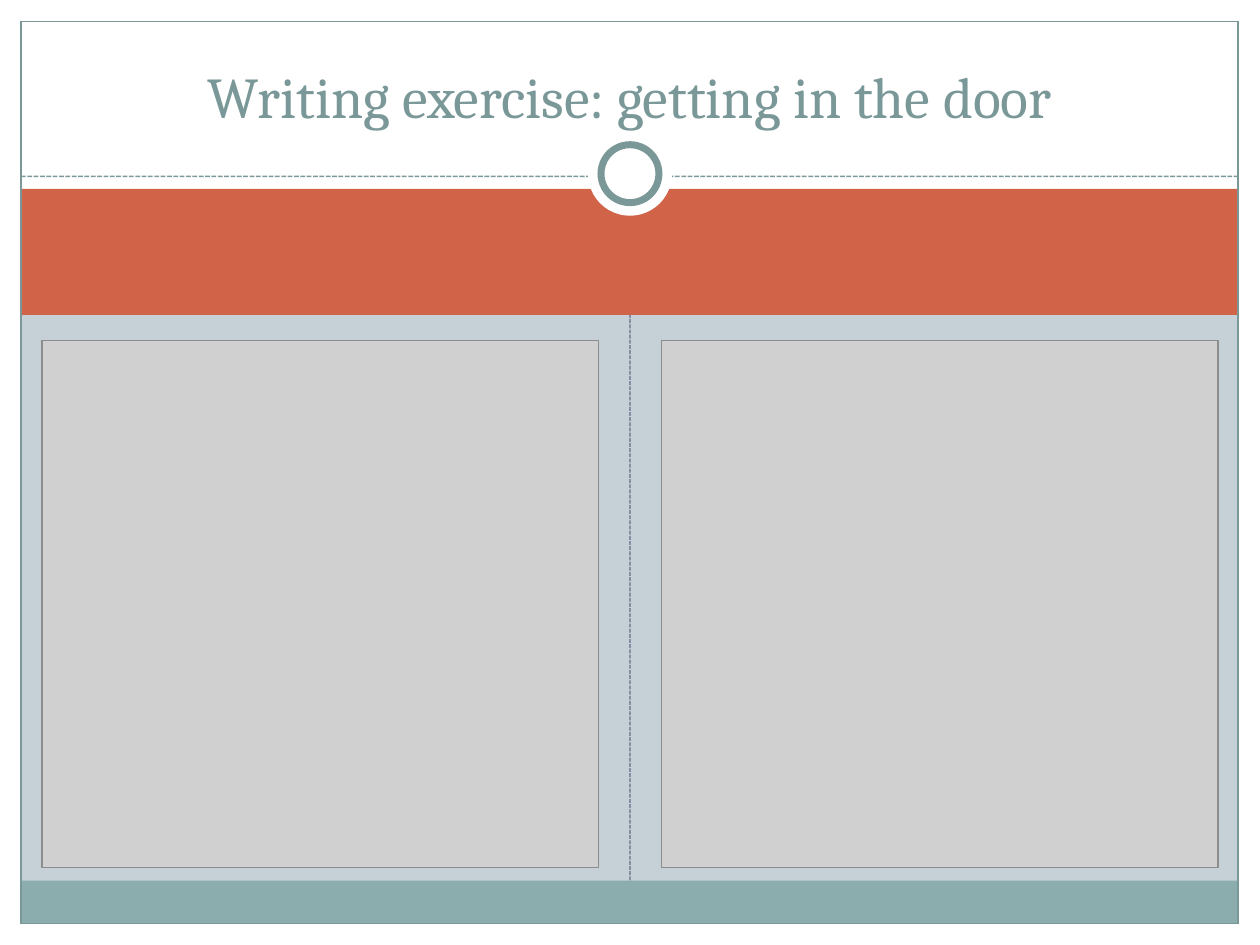
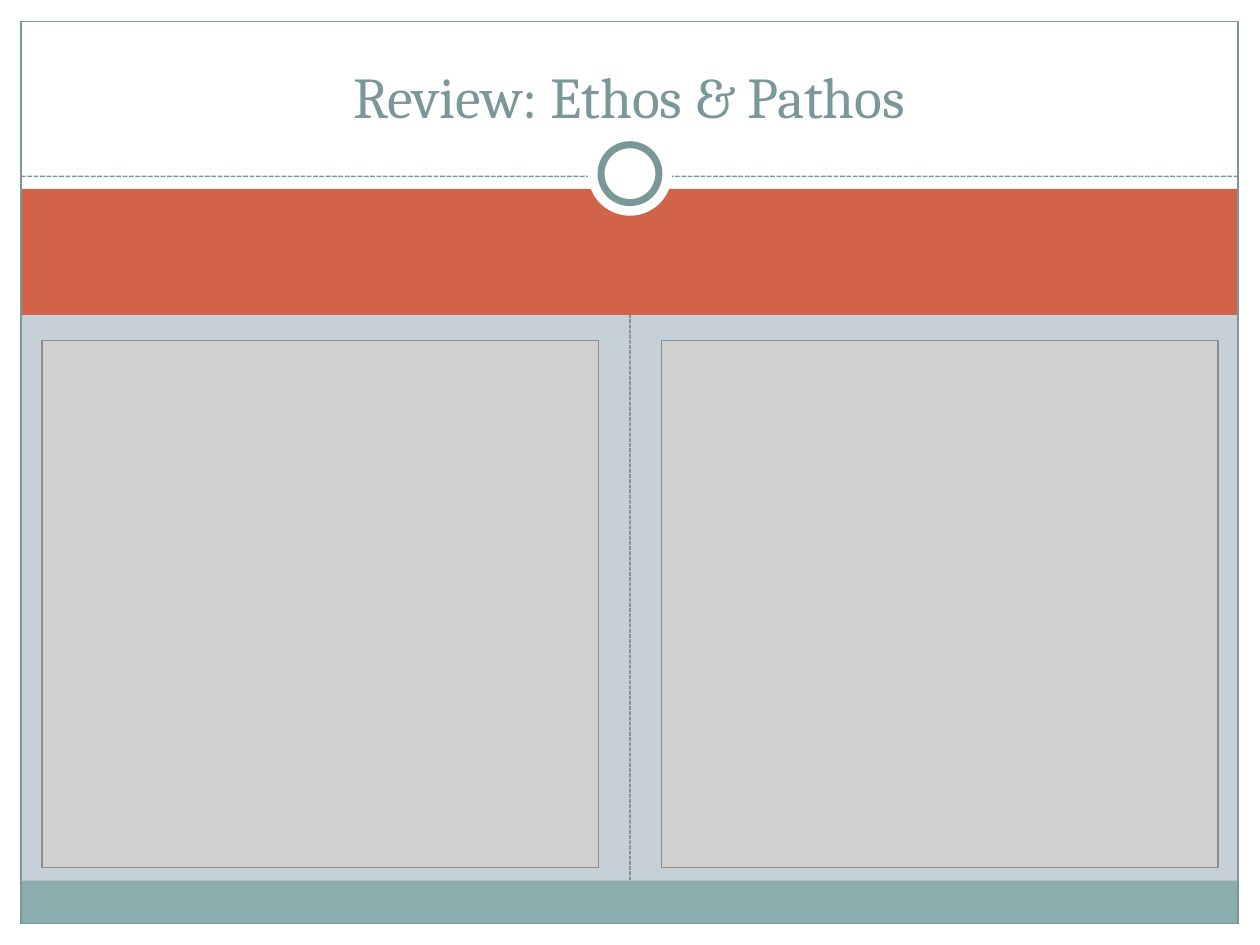
Before and after one commit to halperta/halperta.github.io, a slide deck: slide 4 of rhe306-spring2014/documents/logosLecture.pptx. Drawn at 1260x945 pixels with LibreOffice and Linux fonts; fonts in the diff are those of the drawing; grey boxes stand for pictures. Boxes give left, top, right and bottom in pixels: in the first picture for what was removed or moved away, otherwise in the second. Text is boxed around its words. In the diff, an @@ line names an element or a change of style, - is before the commit and + after.

```diff
--- a/rhe306-spring2014/documents/logosLecture.pptx
+++ b/rhe306-spring2014/documents/logosLecture.pptx
@@ title at <box>354,78,905,119</box>: text changed @@
-Writing exercise: getting in the door
+Review: Ethos & Pathos
```
Also in this commit, not shown: 4 other slides changed, 6 slides added, 6 slides removed, 4 other files.
